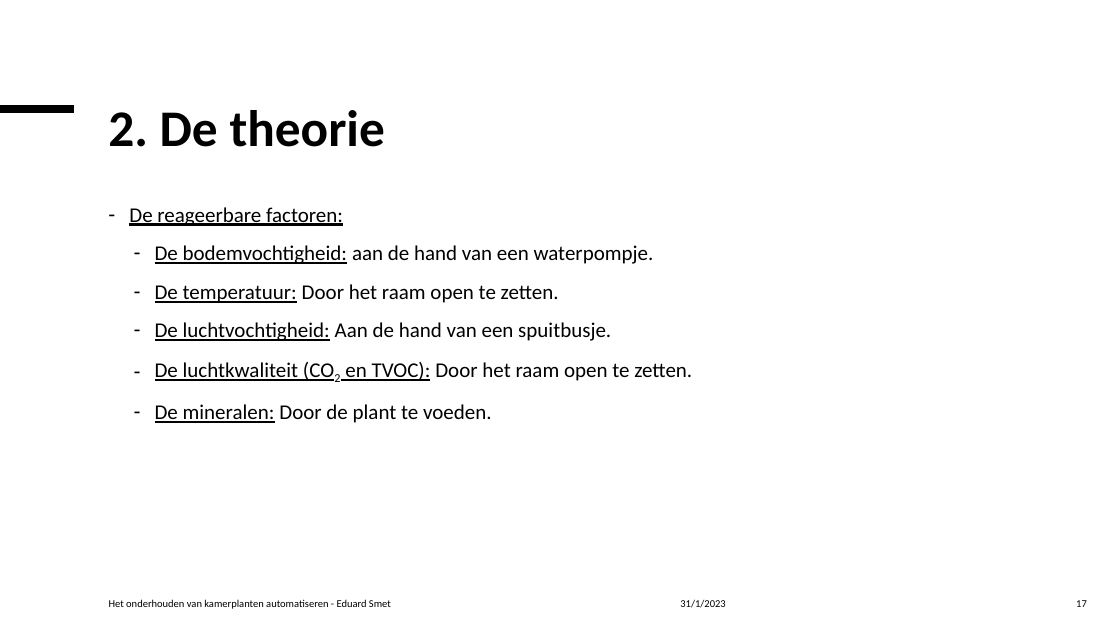
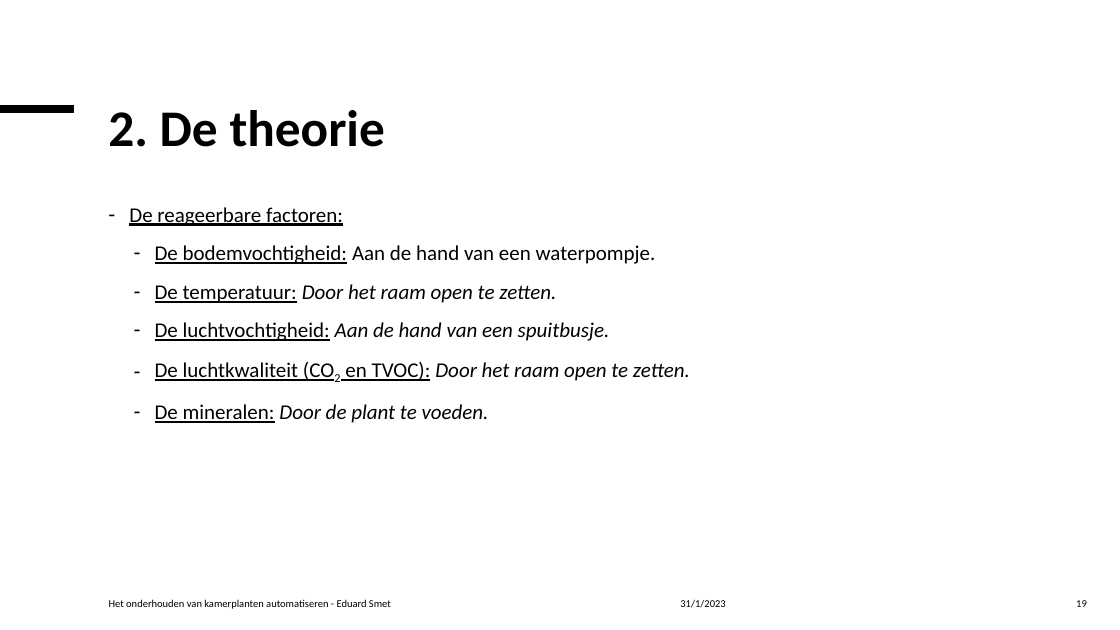
Before and after one commit to Celarye/syfinalproject, a slide deck: slide 19 of FinalProject.pptx (slide 17 before the commit). Drawn at 1120x630 pixels with LibreOffice and Linux fonts; fonts in the diff are those of the drawing. Boxes give left, top, right and bottom in pixels: in the first picture for what was removed or moved away, otherwise in the second. Text is boxed around its words. In the diff, an @@ line names an element or a change of style, - is before the commit and + after.

```diff
--- a/FinalProject.pptx
+++ b/FinalProject.pptx
@@ text at (x1=155, y1=245, x2=656, y2=264): text changed @@
-  – De bodemvochtigheid: aan de hand van een waterpompje.
+  – De bodemvochtigheid: Aan de hand van een waterpompje.
@@ text at (x1=155, y1=284, x2=690, y2=423): italic on in "Door het raam open te zetten.", "Aan de hand van een spuitbusje.", "Door het raam open te zetten.", "Door de plant te voeden." @@
@@ page number at (x1=1076, y1=600, x2=1087, y2=607): text changed @@
-17
+19
```
Also in this commit, not shown: 7 other slides changed, 7 slides added.
